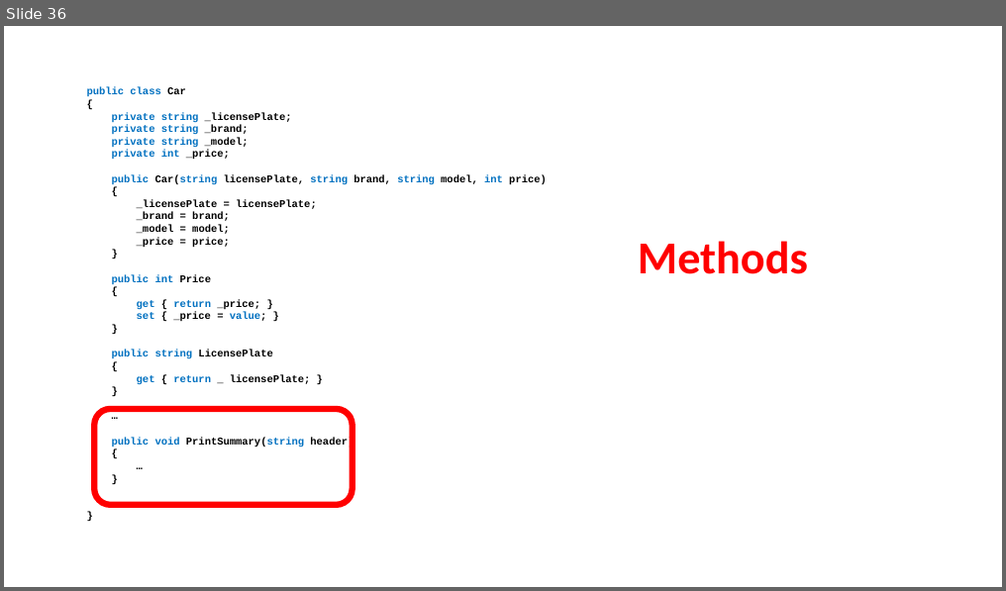
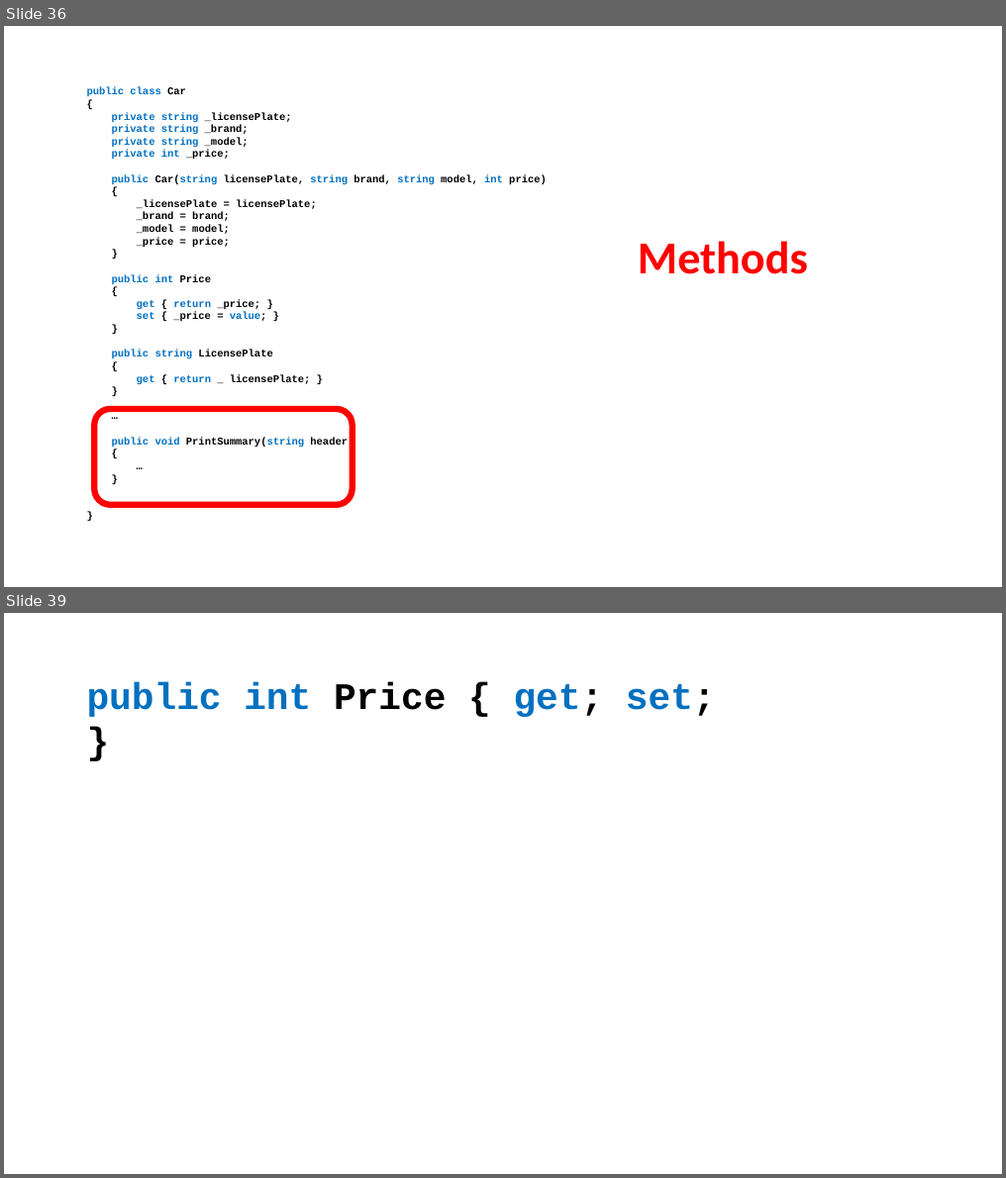
Before and after one commit to perslaursen/OOProg22, a slide deck: Chap/OOProg01/Presentations/ClassDefinition.pptx. Shown one above the other, each under a label of ours: slide 36 before the commit, slides 36 and 39 after it; the slides between them are not shown. The pictures are 1006x591 and 1006x1178 pixels, drawn with LibreOffice and Linux fonts; fonts in the diff are those of the drawing. Boxes give left, top, right and bottom in pixels: in the first picture for what was removed or moved away, otherwise in the second. Text is boxed around its words. In the diff, an @@ line names an element or a change of style, - is before the commit and + after.

```diff
--- a/Chap/OOProg01/Presentations/ClassDefinition.pptx
+++ b/Chap/OOProg01/Presentations/ClassDefinition.pptx
@@ slide 39 added at (x1=4, y1=613, x2=1002, y2=1174), background #FFFFFF @@
@@ text added at (x1=87, y1=682, x2=716, y2=717), 36 pt, text #0070C0, bold @@
+public int Price { get; set; }
```
Also in this commit, not shown: 5 other slides added, 2 other files.
